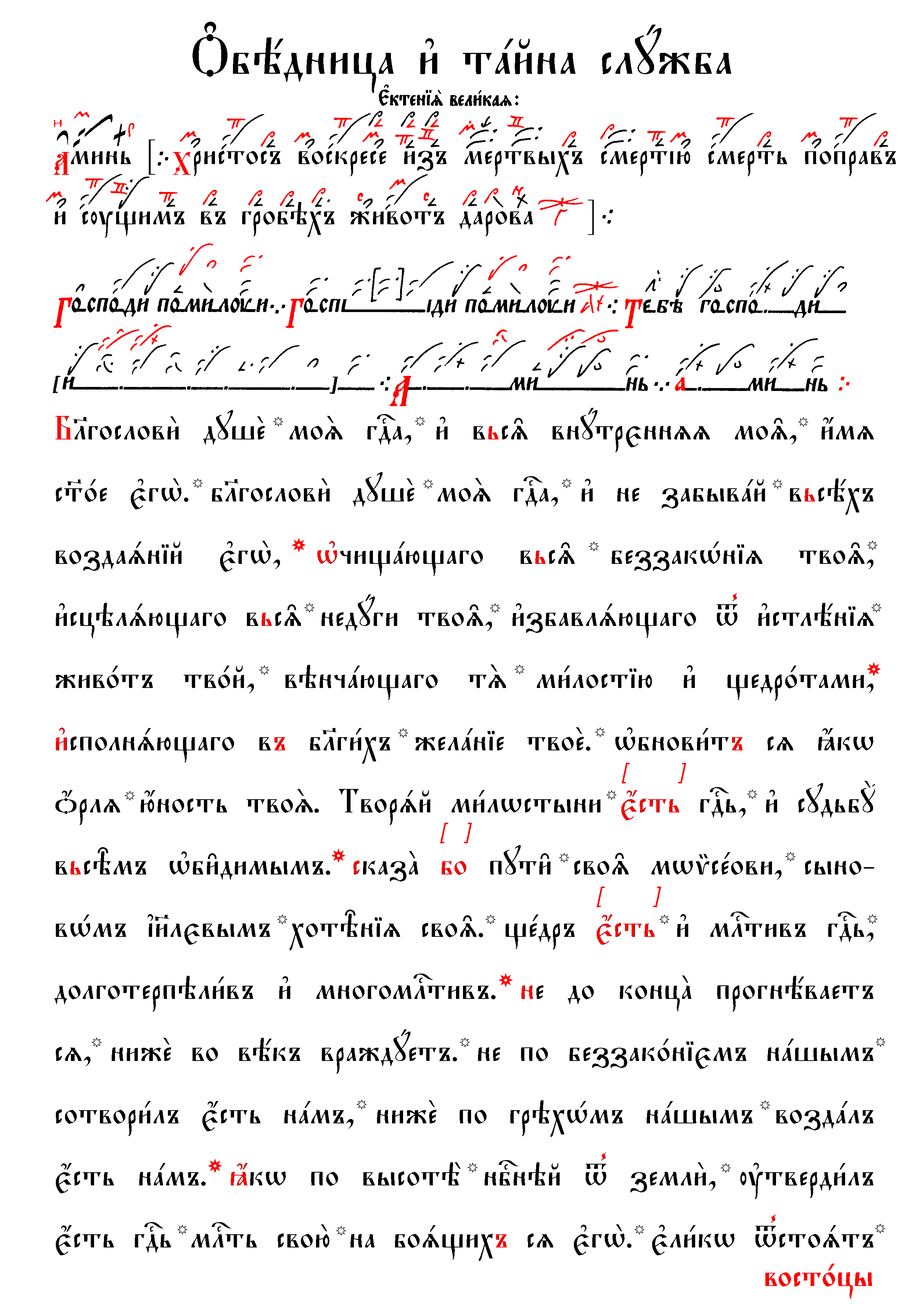
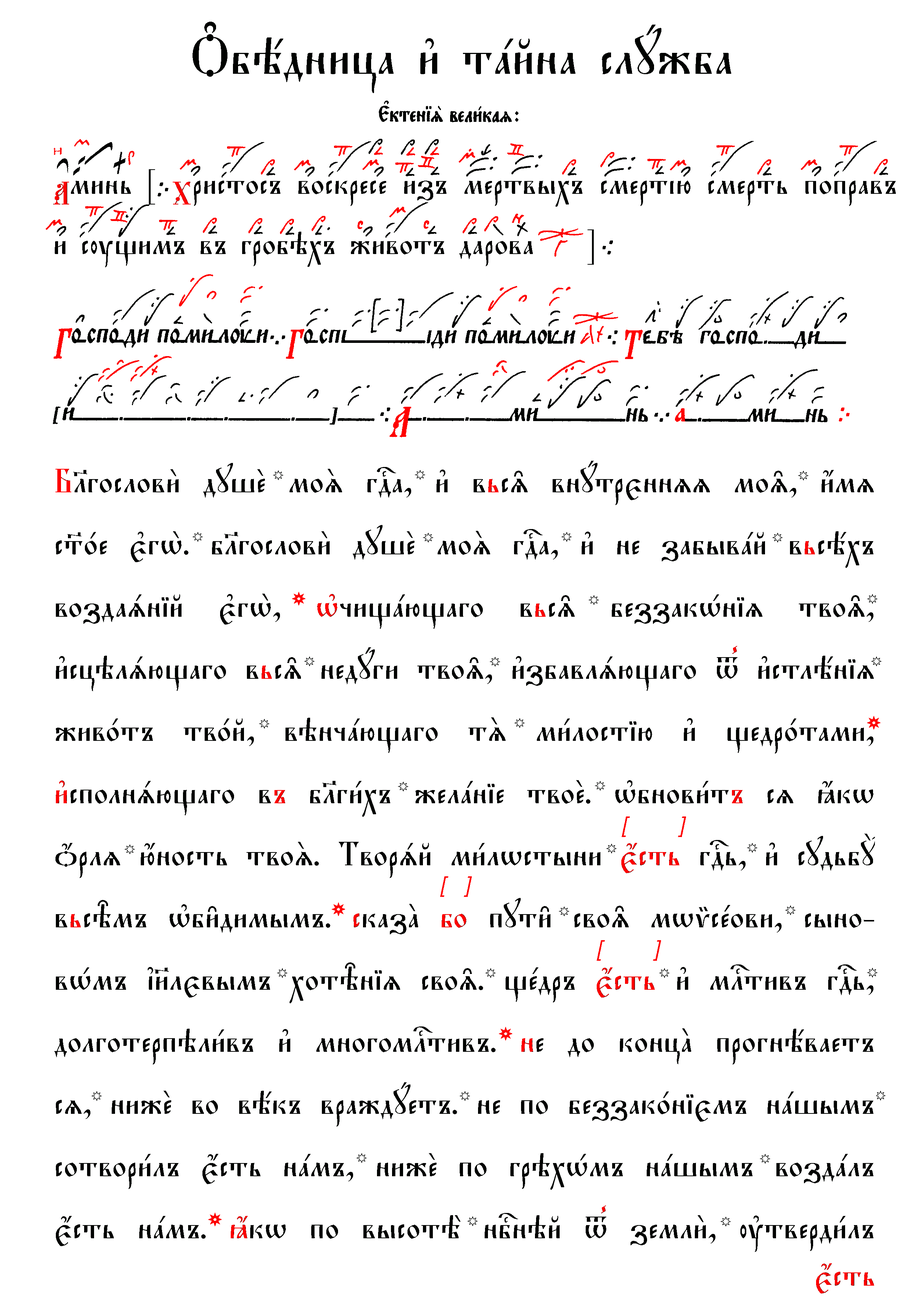
Comparing the layer stacks of the two 923px x 1304px images. Changes:
painted on "Nбёдница и3 тaйна слyжба" over [379, 84, 482, 94]
added layer "є4сть" above "Бlгослови2 душE моS гDа, и3 вь..." over [815, 1263, 874, 1295]
painted on "Бlгослови2 душE моS гDа, и3 вь..." over [54, 408, 875, 1262]
painted on "Аминь [ Христосъ воскресе изъ ..." over [53, 139, 896, 268]
painted on "Крюки" over [45, 110, 888, 238]
painted on "Чернила" over [52, 84, 886, 1299]
